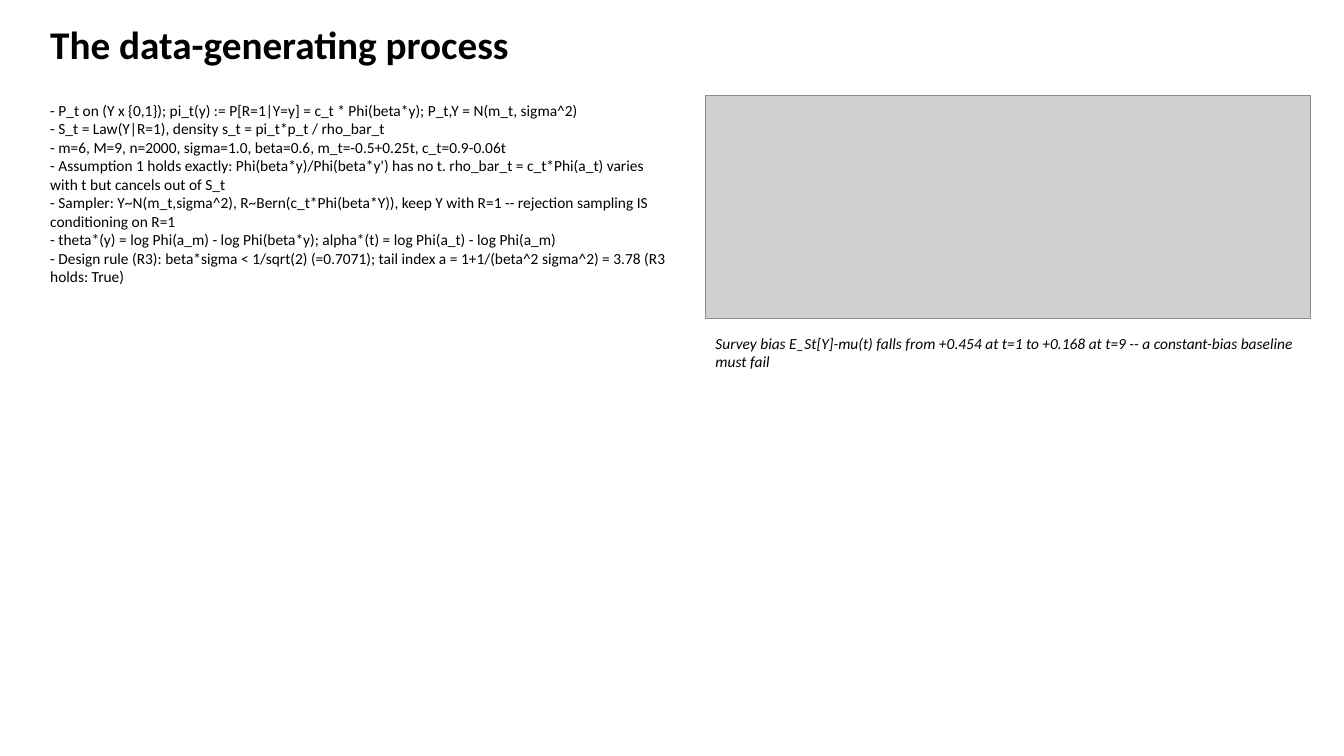
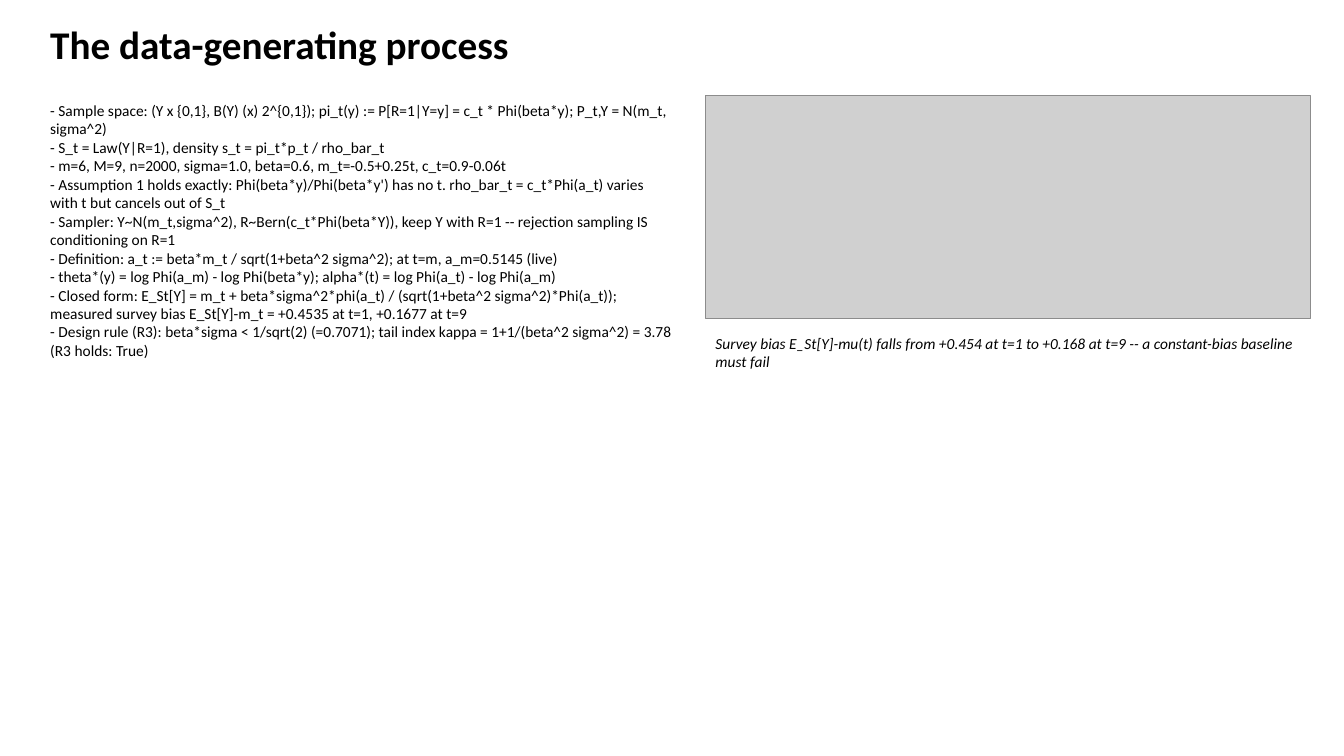
Before and after one commit to vrtja9/PtSt, a slide deck: slide 1 of slides/deck.pptx. Drawn at 1344x756 pixels with LibreOffice and Linux fonts; fonts in the diff are those of the drawing; grey boxes stand for pictures. Boxes give left, top, right and bottom in pixels: in the first picture for what was removed or moved away, otherwise in the second. Text is boxed around its words. In the diff, an @@ line names an element or a change of style, - is before the commit and + after.

```diff
--- a/slides/deck.pptx
+++ b/slides/deck.pptx
@@ text at [50,105,667,137]: text changed @@
-- P_t on (Y x {0,1}); pi_t(y) := P[R=1|Y=y] = c_t * Phi(beta*y); P_t,Y = N(m_t, sigma^2)
+- Sample space: (Y x {0,1}, B(Y) (x) 2^{0,1}); pi_t(y) := P[R=1|Y=y] = c_t * Phi(beta*y); P_t,Y = N(m_t, sigma^2)
@@ text at [58,253,558,267]: paragraph added @@
+- Definition: a_t := beta*m_t / sqrt(1+beta^2 sigma^2); at t=m, a_m=0.5145 (live)
@@ text at [50,290,671,358]: text changed @@
-- Design rule (R3): beta*sigma < 1/sqrt(2) (=0.7071); tail index a = 1+1/(beta^2 sigma^2) = 3.78 (R3 holds: True)
+- Closed form: E_St[Y] = m_t + beta*sigma^2*phi(a_t) / (sqrt(1+beta^2 sigma^2)*Phi(a_t)); measured survey bias E_St[Y]-m_t = +0.4535 at t=1, +0.1677 at t=9
+- Design rule (R3): beta*sigma < 1/sqrt(2) (=0.7071); tail index kappa = 1+1/(beta^2 sigma^2) = 3.78 (R3 holds: True)
```
Also in this commit, not shown: 2 other slides changed, 15 other files.
